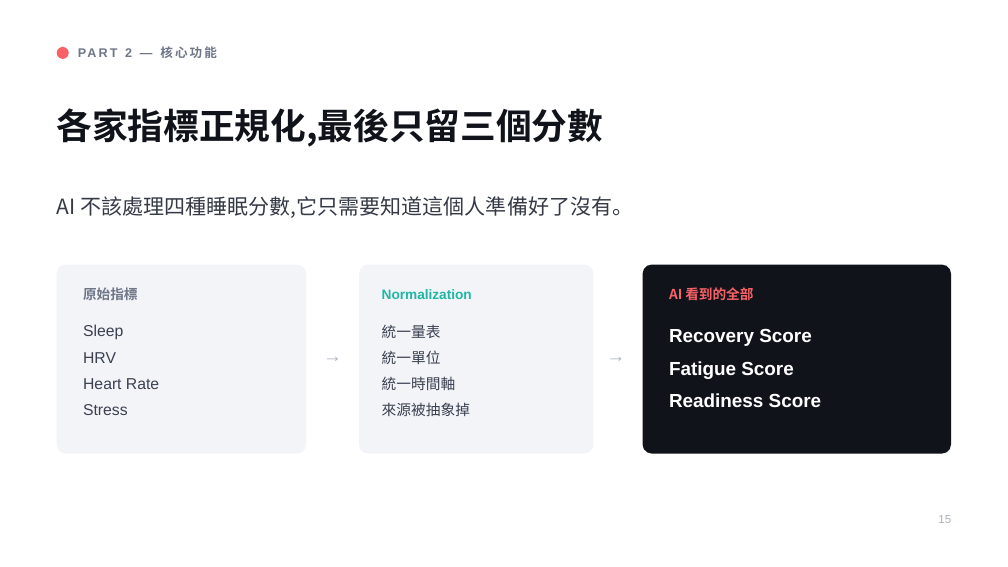
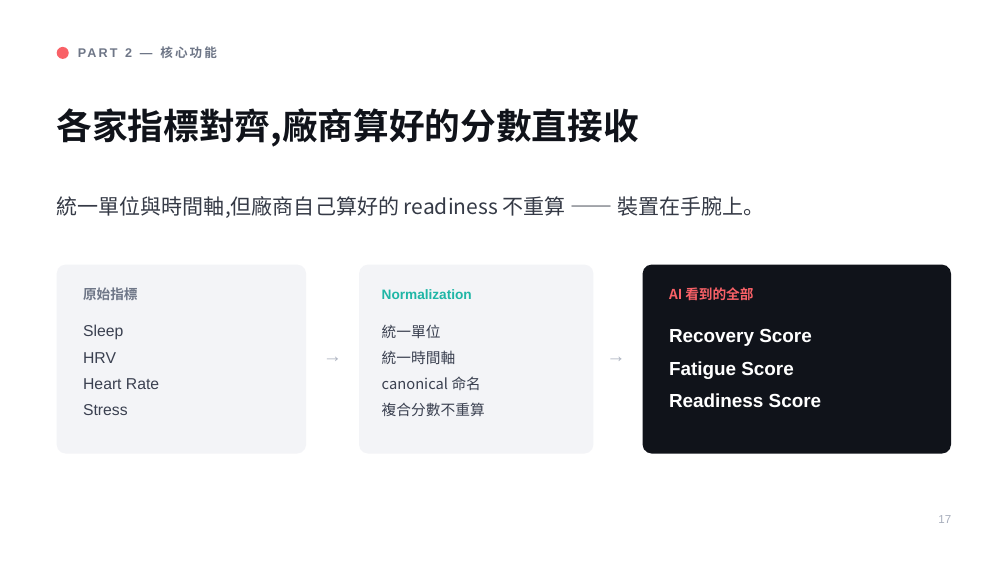
Before and after one commit to henryyeh182/evidra, a slide deck: slide 17 of docs/Fitness-MCP-Product-Vision.pptx (slide 15 before the commit). Drawn at 1008x567 pixels with LibreOffice and Linux fonts; fonts in the diff are those of the drawing. Boxes give left, top, right and bottom in pixels: in the first picture for what was removed or moved away, otherwise in the second. Text is boxed around its words. In the diff, an @@ line names an element or a change of style, - is before the commit and + after.

```diff
--- a/docs/Fitness-MCP-Product-Vision.pptx
+++ b/docs/Fitness-MCP-Product-Vision.pptx
@@ text at [57, 108, 639, 147]: text changed @@
-各家指標正規化,最後只留三個分數
+各家指標對齊,廠商算好的分數直接收
@@ text at [57, 196, 764, 218]: text changed @@
-AI 不該處理四種睡眠分數,它只需要知道這個人準備好了沒有。
+統一單位與時間軸,但廠商自己算好的 readiness 不重算 —— 裝置在手腕上。
@@ text at [382, 324, 441, 338]: paragraph removed @@
-統一量表
@@ text at [382, 376, 485, 416]: text changed @@
-來源被抽象掉
+canonical 命名
+複合分數不重算
@@ text at [938, 515, 951, 523]: text changed @@
-15
+17
```
Also in this commit, not shown: 22 other slides changed, 6 slides added, 3 slides removed.
